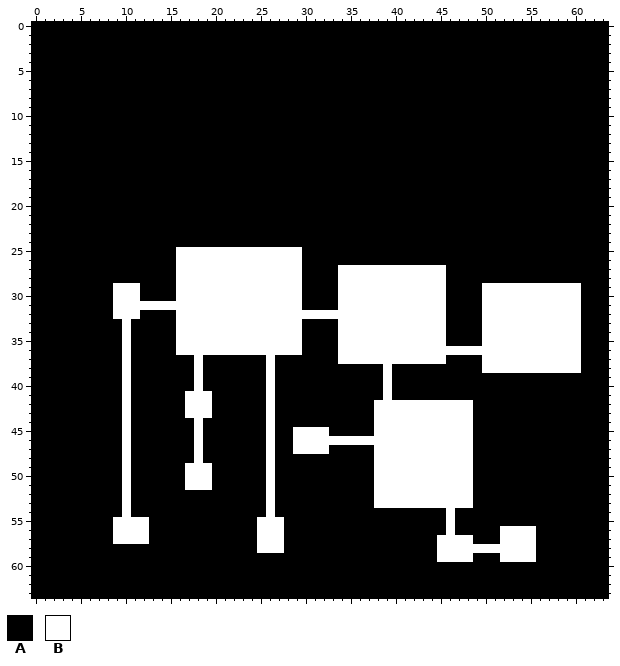
Edited in one commit: pixel-art sprite (Assets/LayoutMap.png). That is the earlier state.
The file is 64x64 pixels.
Palette (. is transparent): A #000000  B #ffffff
Pixels before (only the part around the change), first column x 6:
 7 AAAAAAAAAAAAAAAAAAAAAAAAAAAAAAAAAAAAAAAAAAAAAAAAAAAAAAAAAA
 8 AAAAAAAAAAAAAAAAAAAAAAAAAAAAAAAAAAAAAAAAAAAAAAAAAAAAAAAAAA
 9 AAAAAAAAAAAAAAAAAAAAAAAAAAAAAAAAAAAAAAAAAAAAAAAAAAAAAAAAAA
10 AAAAAAAAAAAAAAAAAAAAAAAAAAAAAAAAAAAAAAAAAAAAAAAAAAAAAAAAAA
11 AAAAAAAAAAAAAAAAAAAAAAAAAAAAAAAAAAAAAAAAAAAAAAAAAAAAAAAAAA
12 AAAAAAAAAAAAAAAAAAAAAAAAAAAAAAAAAAAAAAAAAAAAAAAAAAAAAAAAAA
13 AAAAAAAAAAAAAAAAAAAAAAAAAAAAAAAAAAAAAAAAAAAAAAAAAAAAAAAAAA
14 AAAAAAAAAAAAAAAAAAAAAAAAAAAAAAAAAAAAAAAAAAAAAAAAAAAAAAAAAA
15 AAAAAAAAAAAAAAAAAAAAAAAAAAAAAAAAAAAAAAAAAAAAAAAAAAAAAAAAAA
16 AAAAAAAAAAAAAAAAAAAAAAAAAAAAAAAAAAAAAAAAAAAAAAAAAAAAAAAAAA
17 AAAAAAAAAAAAAAAAAAAAAAAAAAAAAAAAAAAAAAAAAAAAAAAAAAAAAAAAAA
18 AAAAAAAAAAAAAAAAAAAAAAAAAAAAAAAAAAAAAAAAAAAAAAAAAAAAAAAAAA
19 AAAAAAAAAAAAAAAAAAAAAAAAAAAAAAAAAAAAAAAAAAAAAAAAAAAAAAAAAA
20 AAAAAAAAAAAAAAAAAAAAAAAAAAAAAAAAAAAAAAAAAAAAAAAAAAAAAAAAAA
21 AAAAAAAAAAAAAAAAAAAAAAAAAAAAAAAAAAAAAAAAAAAAAAAAAAAAAAAAAA
22 AAAAAAAAAAAAAAAAAAAAAAAAAAAAAAAAAAAAAAAAAAAAAAAAAAAAAAAAAA
23 AAAAAAAAAAAAAAAAAAAAAAAAAAAAAAAAAAAAAAAAAAAAAAAAAAAAAAAAAA
24 AAAAAAAAAAAAAAAAAAAAAAAAAAAAAAAAAAAAAAAAAAAAAAAAAAAAAAAAAA
25 AAAAAAAAAABBBBBBBBBBBBBBAAAAAAAAAAAAAAAAAAAAAAAAAAAAAAAAAA
26 AAAAAAAAAABBBBBBBBBBBBBBAAAAAAAAAAAAAAAAAAAAAAAAAAAAAAAAAA
27 AAAAAAAAAABBBBBBBBBBBBBBAAAABBBBBBBBBBBBAAAAAAAAAAAAAAAAAA
28 AAAAAAAAAABBBBBBBBBBBBBBAAAABBBBBBBBBBBBAAAAAAAAAAAAAAAAAA
29 AAABBBAAAABBBBBBBBBBBBBBAAAABBBBBBBBBBBBAAAABBBBBBBBBBBAAA
30 AAABBBAAAABBBBBBBBBBBBBBAAAABBBBBBBBBBBBAAAABBBBBBBBBBBAAA
31 AAABBBBBBBBBBBBBBBBBBBBBAAAABBBBBBBBBBBBAAAABBBBBBBBBBBAAA
32 AAABBBAAAABBBBBBBBBBBBBBBBBBBBBBBBBBBBBBAAAABBBBBBBBBBBAAA
33 AAAABAAAAABBBBBBBBBBBBBBAAAABBBBBBBBBBBBAAAABBBBBBBBBBBAAA
34 AAAABAAAAABBBBBBBBBBBBBBAAAABBBBBBBBBBBBAAAABBBBBBBBBBBAAA
35 AAAABAAAAABBBBBBBBBBBBBBAAAABBBBBBBBBBBBAAAABBBBBBBBBBBAAA
36 AAAABAAAAABBBBBBBBBBBBBBAAAABBBBBBBBBBBBBBBBBBBBBBBBBBBAAA
37 AAAABAAAAAAABAAAAAAABAAAAAAABBBBBBBBBBBBAAAABBBBBBBBBBBAAA
38 AAAABAAAAAAABAAAAAAABAAAAAAAAAAAABAAAAAAAAAABBBBBBBBBBBAAA
39 AAAABAAAAAAABAAAAAAABAAAAAAAAAAAABAAAAAAAAAAAAAAAAAAAAAAAA
40 AAAABAAAAAAABAAAAAAABAAAAAAAAAAAABAAAAAAAAAAAAAAAAAAAAAAAA
41 AAAABAAAAAABBBAAAAAABAAAAAAAAAAAABAAAAAAAAAAAAAAAAAAAAAAAA
42 AAAABAAAAAABBBAAAAAABAAAAAAAAAAABBBBBBBBBBBAAAAAAAAAAAAAAA
43 AAAABAAAAAABBBAAAAAABAAAAAAAAAAABBBBBBBBBBBAAAAAAAAAAAAAAA
44 AAAABAAAAAAABAAAAAAABAAAAAAAAAAABBBBBBBBBBBAAAAAAAAAAAAAAA
45 AAAABAAAAAAABAAAAAAABAABBBBAAAAABBBBBBBBBBBAAAAAAAAAAAAAAA
46 AAAABAAAAAAABAAAAAAABAABBBBBBBBBBBBBBBBBBBBAAAAAAAAAAAAAAA
47 AAAABAAAAAAABAAAAAAABAABBBBAAAAABBBBBBBBBBBAAAAAAAAAAAAAAA
48 AAAABAAAAAAABAAAAAAABAAAAAAAAAAABBBBBBBBBBBAAAAAAAAAAAAAAA
49 AAAABAAAAAABBBAAAAAABAAAAAAAAAAABBBBBBBBBBBAAAAAAAAAAAAAAA
50 AAAABAAAAAABBBAAAAAABAAAAAAAAAAABBBBBBBBBBBAAAAAAAAAAAAAAA
51 AAAABAAAAAABBBAAAAAABAAAAAAAAAAABBBBBBBBBBBAAAAAAAAAAAAAAA
52 AAAABAAAAAAAAAAAAAAABAAAAAAAAAAABBBBBBBBBBBAAAAAAAAAAAAAAA
53 AAAABAAAAAAAAAAAAAAABAAAAAAAAAAABBBBBBBBBBBAAAAAAAAAAAAAAA
54 AAAABAAAAAAAAAAAAAAABAAAAAAAAAAAAAAAAAAABAAAAAAAAAAAAAAAAA
55 AAABBBBAAAAAAAAAAAABBBAAAAAAAAAAAAAAAAAABAAAAAAAAAAAAAAAAA
56 AAABBBBAAAAAAAAAAAABBBAAAAAAAAAAAAAAAAAABAAAAABBBBAAAAAAAA
57 AAABBBBAAAAAAAAAAAABBBAAAAAAAAAAAAAAAAABBBBAAABBBBAAAAAAAA
58 AAAAAAAAAAAAAAAAAAABBBAAAAAAAAAAAAAAAAABBBBBBBBBBBAAAAAAAA
59 AAAAAAAAAAAAAAAAAAAAAAAAAAAAAAAAAAAAAAABBBBAAABBBBAAAAAAAA
60 AAAAAAAAAAAAAAAAAAAAAAAAAAAAAAAAAAAAAAAAAAAAAAAAAAAAAAAAAA
61 AAAAAAAAAAAAAAAAAAAAAAAAAAAAAAAAAAAAAAAAAAAAAAAAAAAAAAAAAA
62 AAAAAAAAAAAAAAAAAAAAAAAAAAAAAAAAAAAAAAAAAAAAAAAAAAAAAAAAAA
63 AAAAAAAAAAAAAAAAAAAAAAAAAAAAAAAAAAAAAAAAAAAAAAAAAAAAAAAAAA
The result:
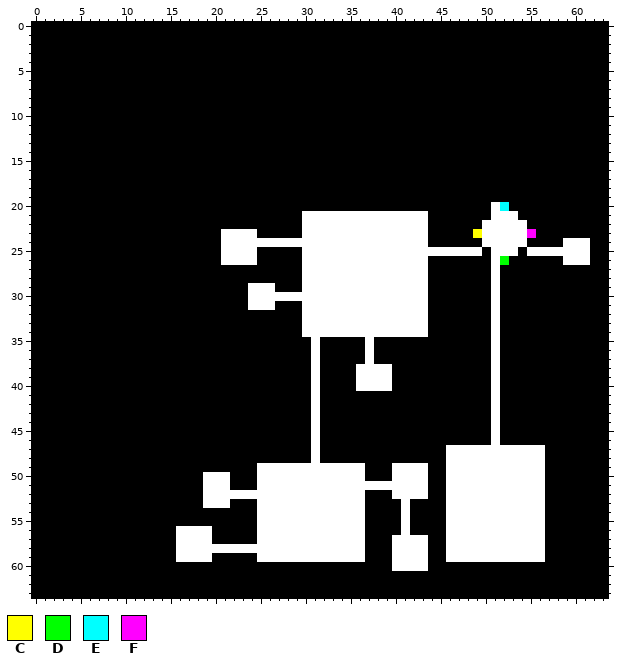
Colours new in this view: C #ffff00  D #00ff00  E #00ffff  F #ff00ff
Changes in this commit:
Changed rows in their new state; - is an unchanged pixel.
first column x 9:
20 ------------------------------------------BE---------
21 ---------------------BBBBBBBBBBBBBB-------BBB--------
22 ---------------------BBBBBBBBBBBBBB------BBBBB-------
23 ------------BBBB-----BBBBBBBBBBBBBB-----CBBBBBF------
24 ------------BBBBBBBBBBBBBBBBBBBBBBB------BBBBB----BBB
25 -------AAAAA----AAAAABBBBBBBBBBBBBBBBBBBB-BBB-BBBBBBB
26 -------AAAAA----AAAAABBBBBBBBBBBBBB-------BD------BBB
27 -------AAAAAAAAAAAAAABBBB----------AA-----B----------
28 -------AAAAAAAAAAAAAABBBB----------AA-----B----------
29 AAA----AAAAAAAA---AAABBBB----------AA----A-AAAAAAAAA-
30 AAA----AAAAAAAA------BBBB----------AA----A-AAAAAAAAA-
31 AAAAAAAAAAAAAAA---AAABBBB----------AA----A-AAAAAAAAA-
32 AAA----AAAAAAAAAAAAAA--------------AA----A-AAAAAAAAA-
33 -A-----AAAAAAAAAAAAAABBBB----------AA----A-AAAAAAAAA-
34 -A-----AAAAAAAAAAAAAABBBB----------AA----A-AAAAAAAAA-
35 -A-----AAAAAAAAAAAAAA-B--AAA-AAAAAAAA----A-AAAAAAAAA-
36 -A-----AAAAAAAAAAAAAA-B--AAA-AAAAAAAAAAAAA-AAAAAAAAA-
37 -A-------A-------A----B--AAA-AAAAAAAA----A-AAAAAAAAA-
38 -A-------A-------A----B----BBB-----------A-AAAAAAAAA-
39 -A-------A-------A----B----BBB------------B----------
40 -A-------A-------A----B----BBB------------B----------
41 -A------AAA------A----B-------A-----------B----------
42 -A------AAA------A----B------AAAAAAAAAAA--B----------
43 -A------AAA------A----B------AAAAAAAAAAA--B----------
44 -A-------A-------A----B------AAAAAAAAAAA--B----------
45 -A-------A-------A--AA-A-----AAAAAAAAAAA--B----------
46 -A-------A-------A--AA-AAAAAAAAAAAAAAAAA--B----------
47 -A-------A-------A--AA-A-----AAAAAAAA---BBBBBBBB-----
48 -A-------A-------A----B------AAAAAAAA---BBBBBBBB-----
49 -A------AAA-----B-BBBBBBBBBB-AA----AA---BBBBBBBB-----
50 -A------AA-BB---B-BBBBBBBBBB-AA----AA---BBBBBBBB-----
51 -A------AA-BB---B-BBBBBBBBBBB------AA---BBBBBBBB-----
52 -A--------BBBBBBB-BBBBBBBBBB-AA----AA---BBBBBBBB-----
53 -A--------BBB---B-BBBBBBBBBB-AAA-AAAA---BBBBBBBB-----
54 -A--------------B-BBBBBBBBBB----B-----BBBBBBBBBB-----
55 AAAA---------------BBBBBBBBB----B-----BBBBBBBBBB-----
56 AAAA---BBBB--------BBBBBBBBB----B-----BBBBB----B-----
57 AAAA---BBBB--------BBBBBBBBB---BBBB-A---BBB----B-----
58 -------BBBBBBBBB---BBBBBBBBB---BBBB-A----------B-----
59 -------BBBB-----BBBBBBBBBBBB---BBBB-A---BBB----B-----
60 -------------------------------BBBB------------------
